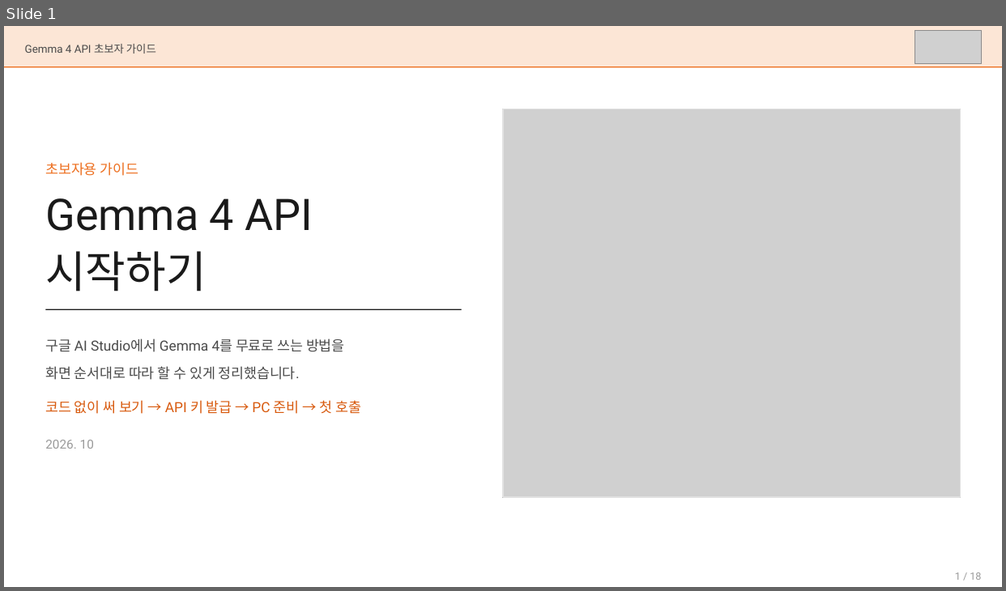
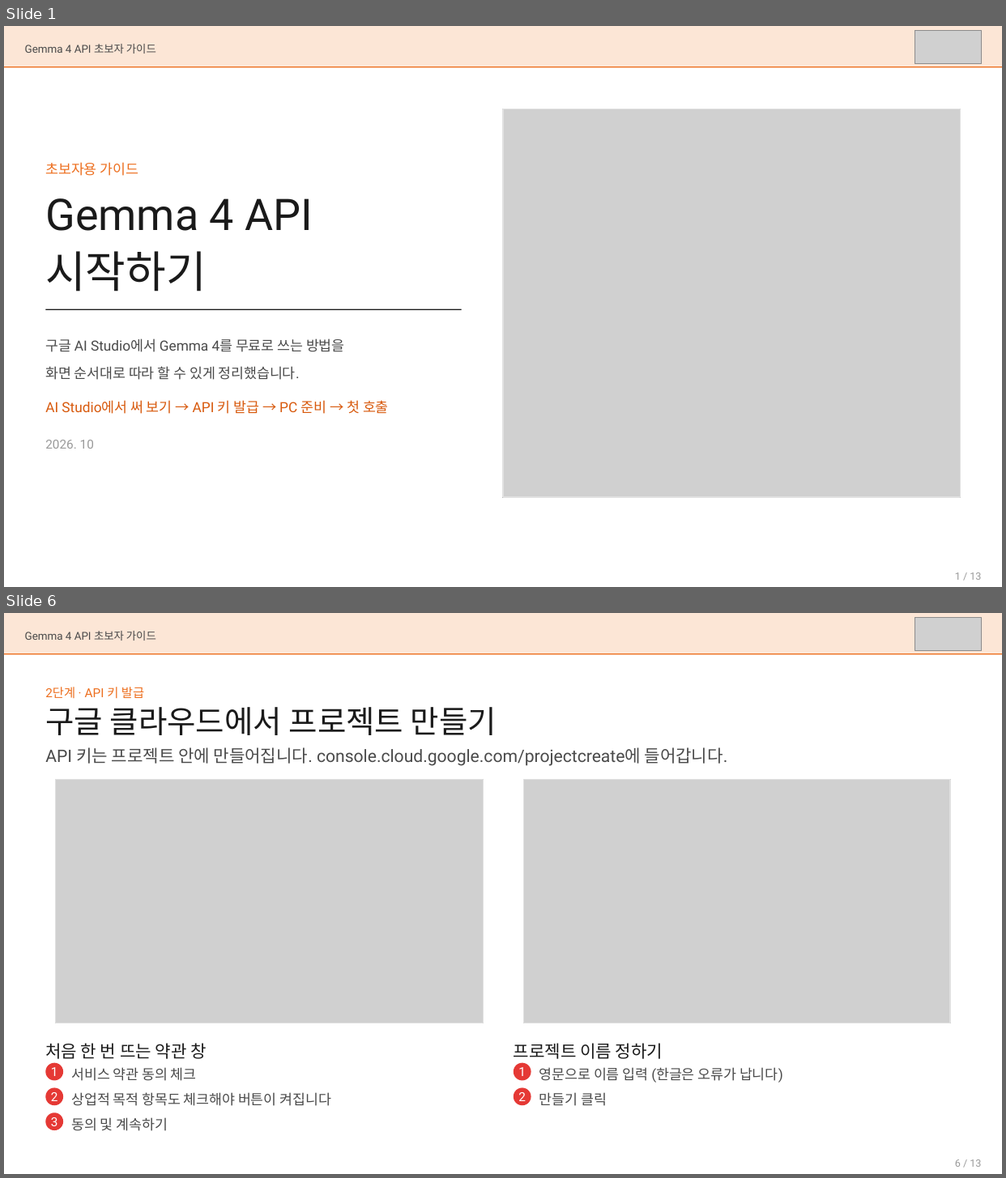
Before and after one commit to mulgae-life/ai-infra, a slide deck: agent-guide/docs/Gemma4_API_초보자_가이드.pptx. Shown one above the other, each under a label of ours: slide 1 before the commit, slides 1 and 6 after it; the slides between them are not shown. The pictures are 1006x591 and 1006x1178 pixels, drawn with LibreOffice and Linux fonts; fonts in the diff are those of the drawing; grey boxes stand for pictures. Boxes give left, top, right and bottom in pixels: in the first picture for what was removed or moved away, otherwise in the second. Text is boxed around its words. In the diff, an @@ line names an element or a change of style, - is before the commit and + after.

```diff
--- a/agent-guide/docs/Gemma4_API_초보자_가이드.pptx
+++ b/agent-guide/docs/Gemma4_API_초보자_가이드.pptx
@@ slide 6 added at <box>4,613,1002,1174</box>, background #FFFFFF @@
@@ rectangle added at <box>4,613,1002,655</box>, fill #FCE6D6 @@
@@ text added at <box>25,631,156,641</box>, 10.5 pt, text #4A4A4A @@
+Gemma 4 API 초보자 가이드
@@ picture added at <box>915,618,982,650</box> @@
@@ rectangle added at <box>4,653,1002,654</box>, fill #ED6F1F @@
@@ text added at <box>45,687,144,698</box>, 12 pt, text #ED6F1F @@
+2단계 · API 키 발급
@@ text added at <box>45,707,496,735</box>, 30 pt, text #1A1A1A @@
+구글 클라우드에서 프로젝트 만들기
@@ text added at <box>45,747,728,766</box>, 16.5 pt, text #4A4A4A @@
+API 키는 프로젝트 안에 만들어집니다. console.cloud.google.com/projectcreate에 들어갑니다.
@@ picture added at <box>55,779,483,1023</box> @@
@@ rectangle added at <box>55,779,483,1023</box>, outline #E1E1E1 1 pt @@
@@ picture added at <box>523,779,950,1023</box> @@
@@ rectangle added at <box>523,779,950,1023</box>, outline #E1E1E1 1 pt @@
@@ text added at <box>45,1043,206,1059</box>, 16.5 pt, text #1A1A1A @@
+처음 한 번 뜨는 약관 창
@@ text added at <box>513,1043,663,1059</box>, 16.5 pt, text #1A1A1A @@
+프로젝트 이름 정하기
@@ ellipse added at <box>46,1063,64,1081</box>, fill #E53935 @@
@@ text added at <box>51,1067,58,1080</box>, 12 pt, text #FFFFFF @@
+1
@@ text added at <box>71,1067,197,1081</box>, 13.5 pt, text #4A4A4A @@
+서비스 약관 동의 체크
@@ ellipse added at <box>513,1063,532,1081</box>, fill #E53935 @@
@@ text added at <box>518,1067,526,1080</box>, 12 pt, text #FFFFFF @@
+1
@@ text added at <box>539,1067,783,1083</box>, 13.5 pt, text #4A4A4A @@
+영문으로 이름 입력 (한글은 오류가 납니다)
@@ ellipse added at <box>46,1088,64,1106</box>, fill #E53935 @@
@@ text added at <box>51,1093,58,1101</box>, 12 pt, text #FFFFFF @@
+2
@@ text added at <box>71,1093,331,1106</box>, 13.5 pt, text #4A4A4A @@
+상업적 목적 항목도 체크해야 버튼이 켜집니다
@@ ellipse added at <box>513,1088,532,1106</box>, fill #E53935 @@
@@ text added at <box>518,1093,526,1101</box>, 12 pt, text #FFFFFF @@
+2
@@ text added at <box>539,1093,607,1106</box>, 13.5 pt, text #4A4A4A @@
+만들기 클릭
@@ ellipse added at <box>46,1113,64,1131</box>, fill #E53935 @@
@@ text added at <box>51,1118,58,1127</box>, 12 pt, text #FFFFFF @@
+3
@@ text added at <box>71,1118,168,1131</box>, 13.5 pt, text #4A4A4A @@
+동의 및 계속하기
@@ text added at <box>955,1160,981,1167</box>, 9.8 pt, text #9A9A9A @@
+6 / 13
@@ slide 1 changed as well @@
@@ text at <box>45,400,389,414</box>: text changed @@
-코드 없이 써 보기 → API 키 발급 → PC 준비 → 첫 호출
+AI Studio에서 써 보기 → API 키 발급 → PC 준비 → 첫 호출
```
Also in this commit, not shown: 10 other slides changed, 1 other slide added, 7 slides removed, 1 other file.
